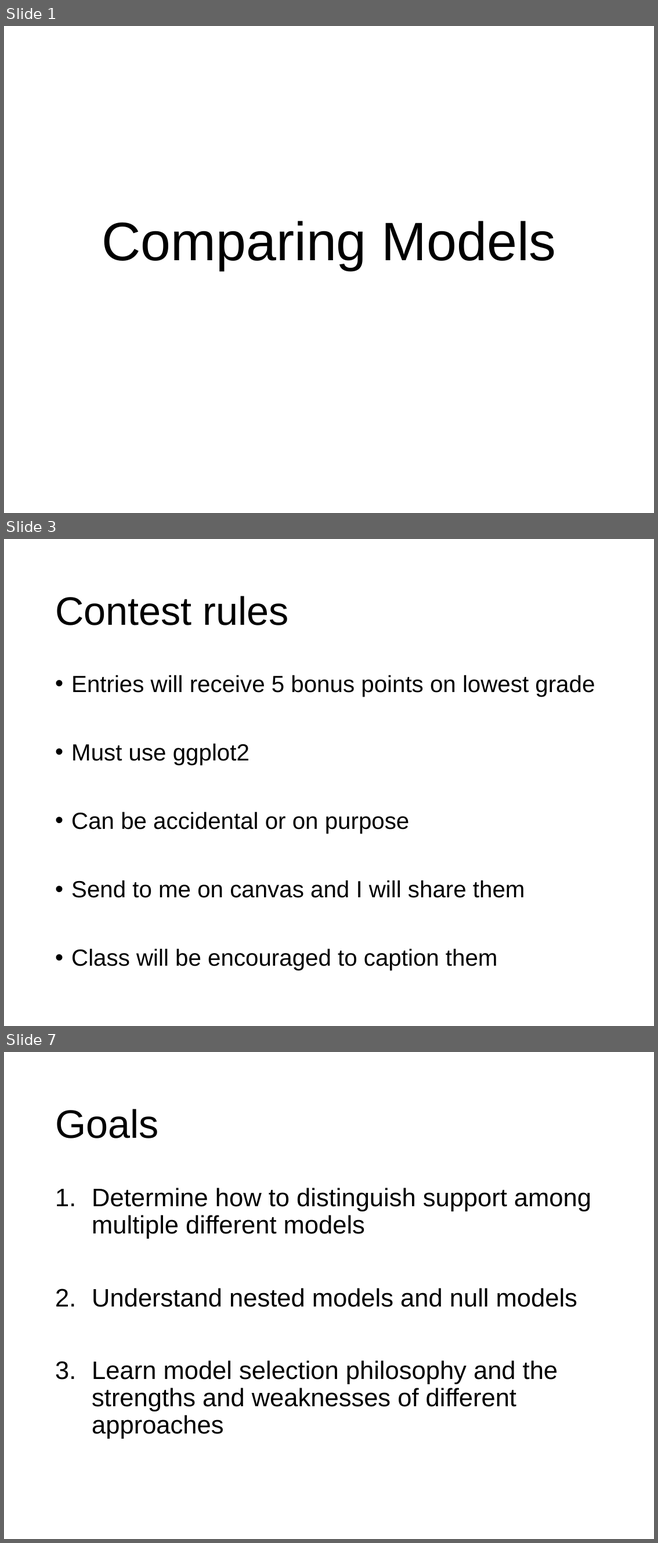
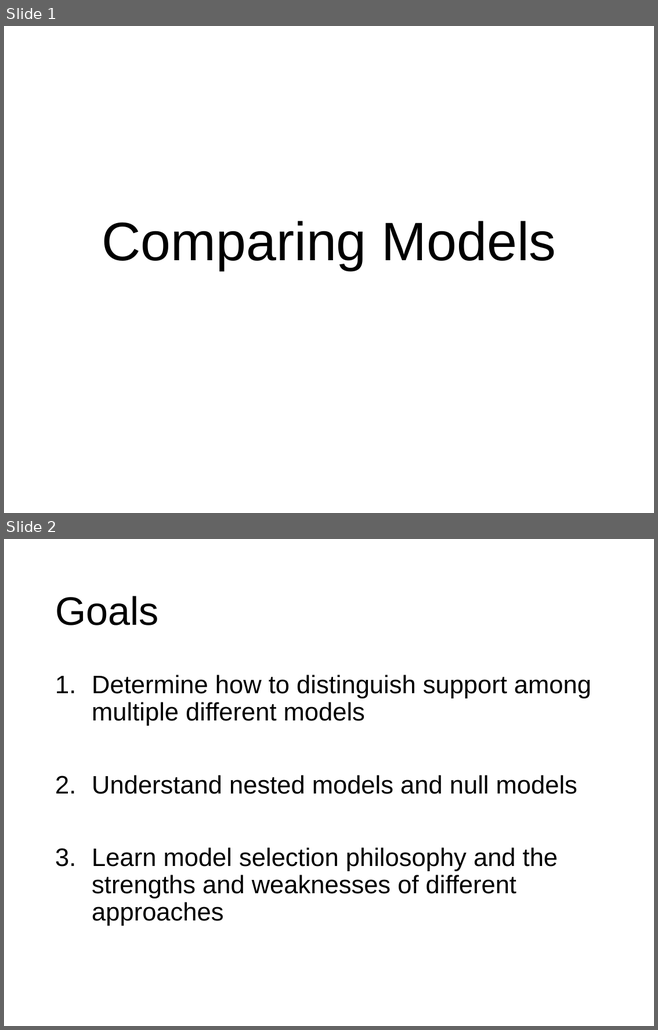
Before and after one commit to VTQuantMethodsEEB/klangwig, a slide deck: lectures/week_11_model_selection/le111_model_selection.pptx. Shown one above the other, each under a label of ours: slides 1, 3 and 7 before the commit, slides 1 and 2 after it; the slides between them are not shown. The pictures are 658x1543 and 658x1030 pixels, drawn with LibreOffice and Linux fonts; fonts in the diff are those of the drawing. Boxes give left, top, right and bottom in pixels: in the first picture for what was removed or moved away, otherwise in the second. Text is boxed around its words. In the diff, an @@ line names an element or a change of style, - is before the commit and + after.

```diff
--- a/lectures/week_11_model_selection/le111_model_selection.pptx
+++ b/lectures/week_11_model_selection/le111_model_selection.pptx
@@ slide 3 removed at (4,539,654,1026), background #FFFFFF @@
@@ title removed at (55,596,289,625) @@
-Contest rules
@@ text removed at (71,675,594,971) @@
-• Entries will receive 5 bonus points on lowest grade
-• Must use ggplot2
-• Can be accidental or on purpose
-• Send to me on canvas and I will share them
-• Class will be encouraged to caption them
@@ what was slide 7 is now slide 2 @@
```
Also in this commit, not shown: 1 slide changed, 4 other slides removed, 3 other files.
